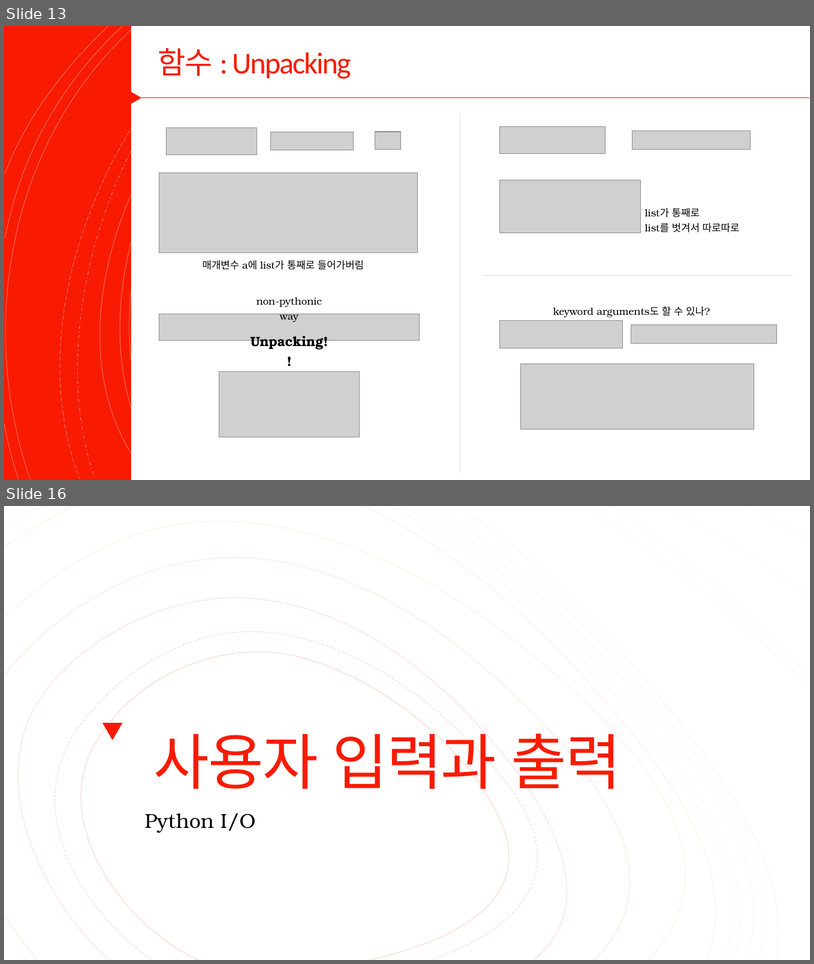
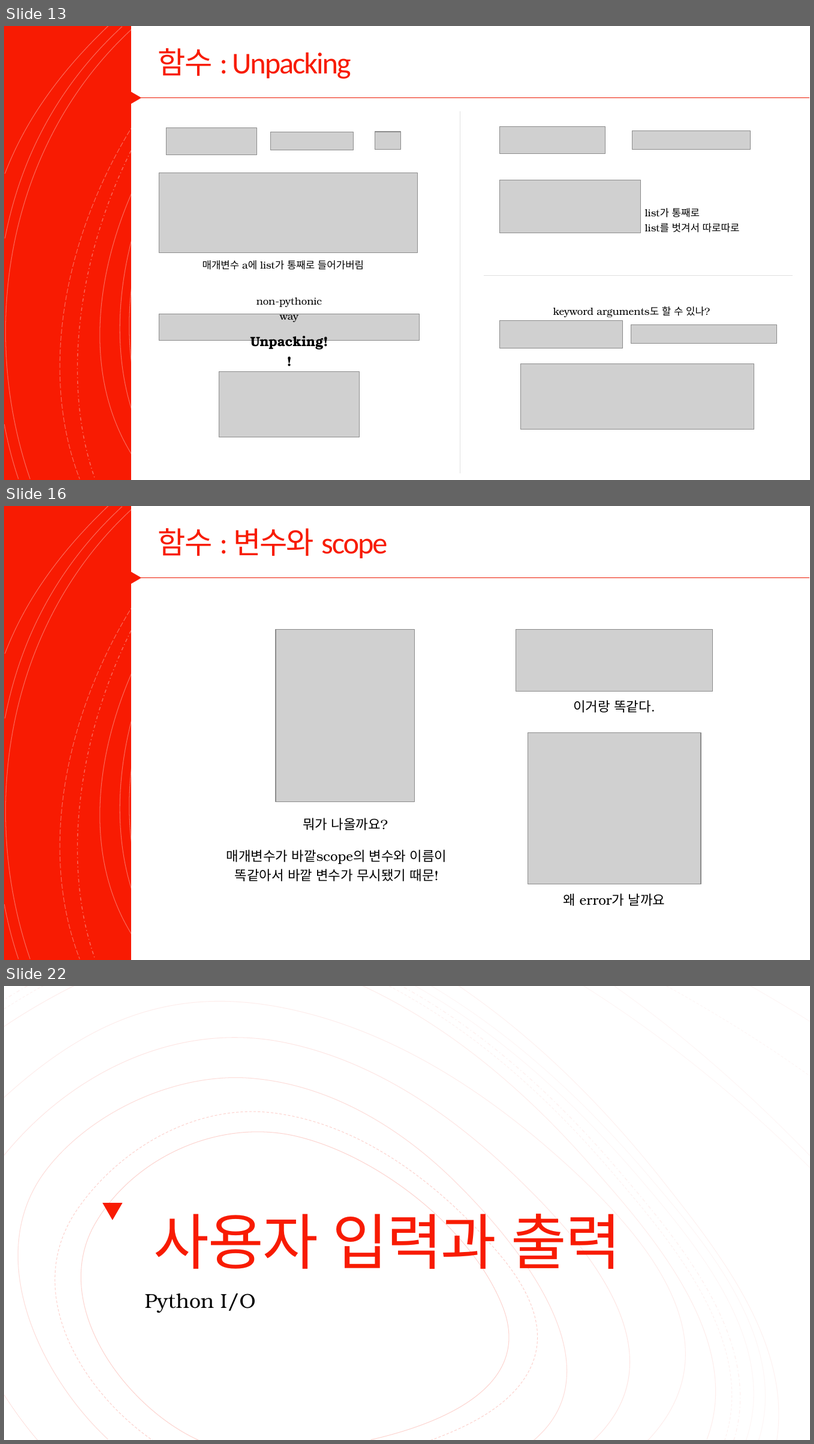
Before and after one commit to Valentine117/python_basic_class, a slide deck: 04장 프로그램의 입력과 출력은 어떻게 해야 할까.pptx. Shown one above the other, each under a label of ours: slides 13 and 16 before the commit, slides 13, 16 and 22 after it; the slides between them are not shown. The pictures are 814x964 and 814x1444 pixels, drawn with LibreOffice and Linux fonts; fonts in the diff are those of the drawing; grey boxes stand for pictures. Boxes give left, top, right and bottom in pixels: in the first picture for what was removed or moved away, otherwise in the second. Text is boxed around its words. In the diff, an @@ line names an element or a change of style, - is before the commit and + after.

```diff
--- a/04장 프로그램의 입력과 출력은 어떻게 해야 할까.pptx
+++ b/04장 프로그램의 입력과 출력은 어떻게 해야 할까.pptx
@@ slide 16 added at (x1=4, y1=506, x2=810, y2=960), background #FFFFFF; not listed: 16 template elements that a slide beside it also shows @@
@@ rectangle added at (x1=4, y1=506, x2=810, y2=960), fill #F81B02 @@
@@ group added at (x1=4, y1=506, x2=809, y2=960): 16 freeform shapes @@
@@ rectangle added at (x1=131, y1=506, x2=810, y2=960), fill #FFFFFF @@
@@ title added at (x1=158, y1=528, x2=387, y2=558), 36 pt, text #F81B02 @@
+함수 : 변수와 scope
@@ triangle added at (x1=125, y1=567, x2=141, y2=588), fill #F81B02 @@
@@ line added from (141, 577) to (810, 577), #ED1A02 0.75 pt @@
@@ picture added at (x1=276, y1=630, x2=415, y2=802) @@
@@ picture added at (x1=516, y1=630, x2=713, y2=692) @@
@@ text added at (x1=573, y1=700, x2=656, y2=712), 16 pt, text #000000 @@
+이거랑 똑같다.
@@ picture added at (x1=528, y1=733, x2=702, y2=884) @@
@@ text added at (x1=303, y1=817, x2=388, y2=830), 16 pt, text #000000 @@
+뭐가 나올까요?
@@ text added at (x1=227, y1=849, x2=447, y2=881), 16 pt, text #000000 @@
+매개변수가 바깥scope의 변수와 이름이 똑같아서 바깥 변수가 무시됐기 때문!
@@ text added at (x1=564, y1=893, x2=666, y2=906), 16 pt, text #000000 @@
+왜 error가 날까요
@@ what was slide 16 is now slide 22 @@
```
Also in this commit, not shown: 1 slide changed, 6 other slides added, 1 slide removed.
